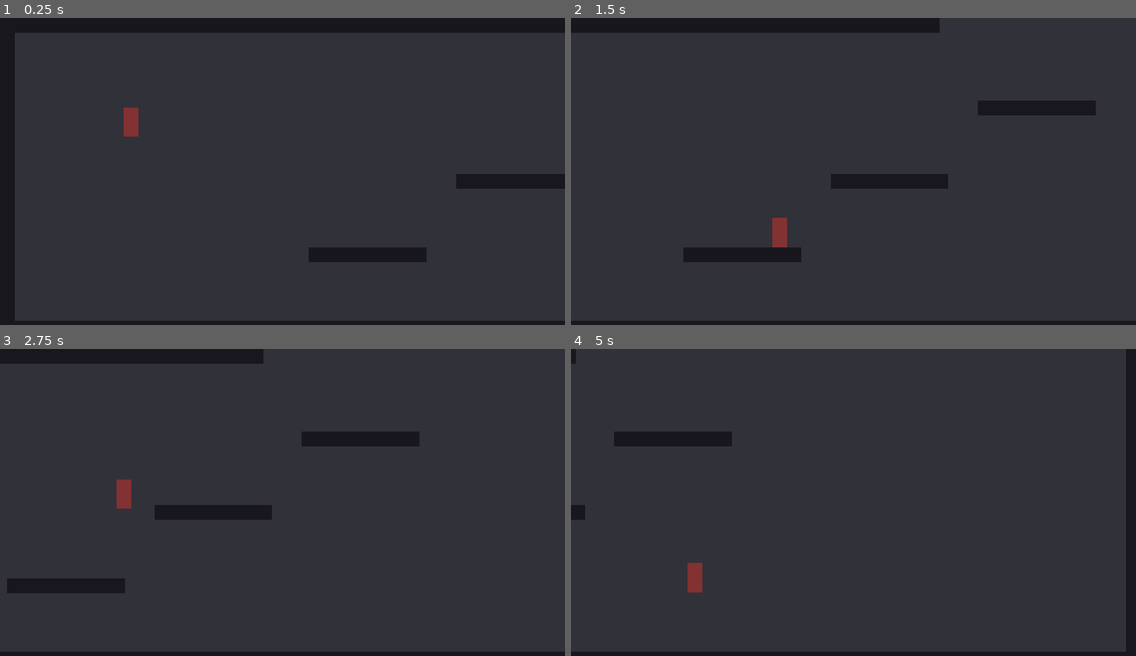
Above: before the commit, frames 1-4 (two rows, left to right).
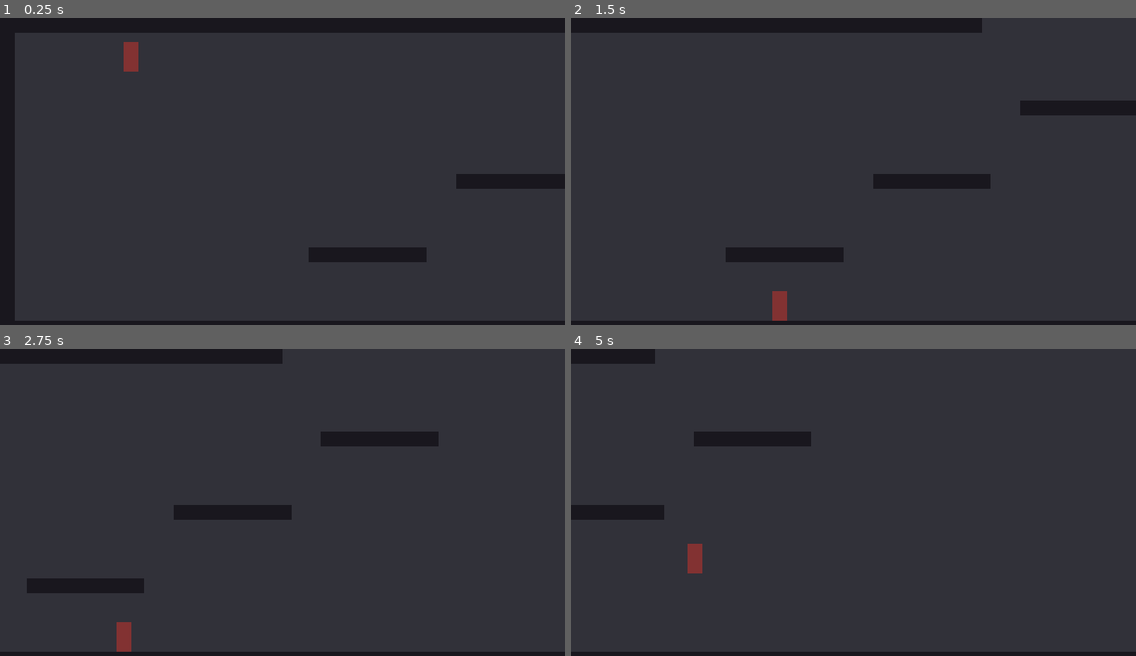
Above: after the commit, the same moments.

Repository: RubixDev/OutOfBounds
Game: Godot game, scene res://scenes/MainScene.tscn
Two runs of this game, one before a commit and one after it. Both use one fixed random seed, a clock stepped at 60 frames per second and the inputs below.
Inputs:
- Up to frame 1 (0.25 s): no input
- Up to frame 2 (1.5 s): hold Right (move_right) from 0.53 s (still down); tap Up (jump) at 0.6, 0.77, 1.07 s; tap Shift (go_oob) at 1.35 s
- Up to frame 3 (2.75 s): tap Up (jump) at 1.52, 1.55, 1.82, 2.1 s; release Right (move_right) at 2.03 s; hold Left (move_left) from 2.03 s (still down)
- Up to frame 4 (5 s): release Left (move_left) at 2.78 s; hold Right (move_right) 2.78-4.28 s; tap Shift (go_oob) at 2.85, 4.35 s; tap Up (jump) at 3.02, 3.05, 3.32, 3.6, 3.77, 4.07, 4.52, 4.55, 4.82 s; hold Left (move_left) from 4.28 s (still down)

The runs differ from the first frame. In frame 1, 0.5% of the frame differs, in the area x 21-25%, y 7-39%; in frame 2, 3.0%; in frame 3, 1.7%; in frame 4, 4.8%, in the area x 0-100%, y 0-99%.

Commit message:
Improve jumping

Diff:
--- a/src/scripts/Player.gd
+++ b/src/scripts/Player.gd
@@ -4,20 +4,25 @@
 onready var camera: Camera2D = get_node('Camera')
 # onready var sprite: Sprite = get_node('Sprite')
 
+export var initialJumpTimer = 0.2
+export var initialGroundedTimer = 0.1
+
 const CAMERA_WIDTH = 1920
 const CAMERA_HEIGHT = 1080
 const CAMERA_HALF_WIDTH = CAMERA_WIDTH / 2
 const CAMERA_HALF_HEIGHT = CAMERA_HEIGHT / 2
 
-const MAX_VELOCITY = CAMERA_HEIGHT
+const MAX_VELOCITY = CAMERA_HEIGHT * 0.8
 const ACCELERATION = CAMERA_HEIGHT / 12
 const GRAVITY = CAMERA_HEIGHT / 20
 const JUMP_VELOCITY = CAMERA_HEIGHT * 1.4
 const GROUND_FRICTION = ACCELERATION * 1.5
-const AIR_FRICTION = ACCELERATION / 5
+const AIR_FRICTION = ACCELERATION * 0.15
 
 var friction = GROUND_FRICTION
 var velocity = Vector2()
+var jumpTimer = initialJumpTimer
+var groundedTimer = initialGroundedTimer
 
 
 func _ready():
@@ -25,7 +30,7 @@
 	camera.limit_right -= int(camera.offset.x)
 
 
-func _physics_process(_delta):
+func _physics_process(delta):
 	# Movement
 	if Input.is_action_pressed('move_left') && velocity.x >= -MAX_VELOCITY:
 		velocity.x -= ACCELERATION
@@ -33,8 +38,20 @@
 	if Input.is_action_pressed('move_right') && velocity.x <= MAX_VELOCITY:
 		velocity.x += ACCELERATION
 		# sprite.flip_h = false
-	if Input.is_action_just_pressed('jump') && is_on_floor():
-		velocity.y -= JUMP_VELOCITY
+
+	# Jumping
+	jumpTimer -= delta
+	groundedTimer -= delta
+	if Input.is_action_just_pressed('jump'):
+		jumpTimer = initialJumpTimer
+	if is_on_floor():
+		groundedTimer = initialGroundedTimer
+	if jumpTimer > 0 && groundedTimer > 0:
+		velocity.y = -JUMP_VELOCITY
+		jumpTimer = 0
+		groundedTimer = 0
+	if Input.is_action_just_released('jump') && velocity.y < 0:
+		velocity.y *= 0.5
 
 	# Friction
 	if !Input.is_action_pressed('move_left') && !Input.is_action_pressed('move_right'):
